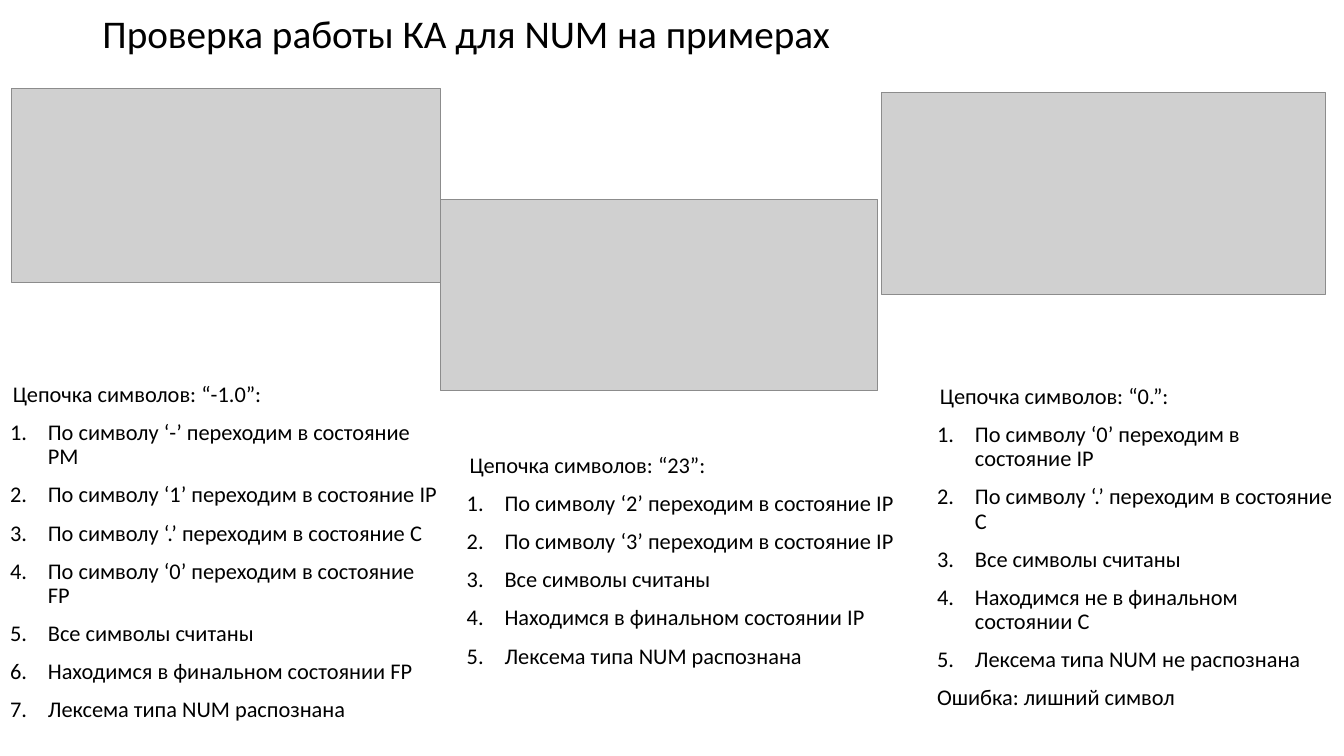
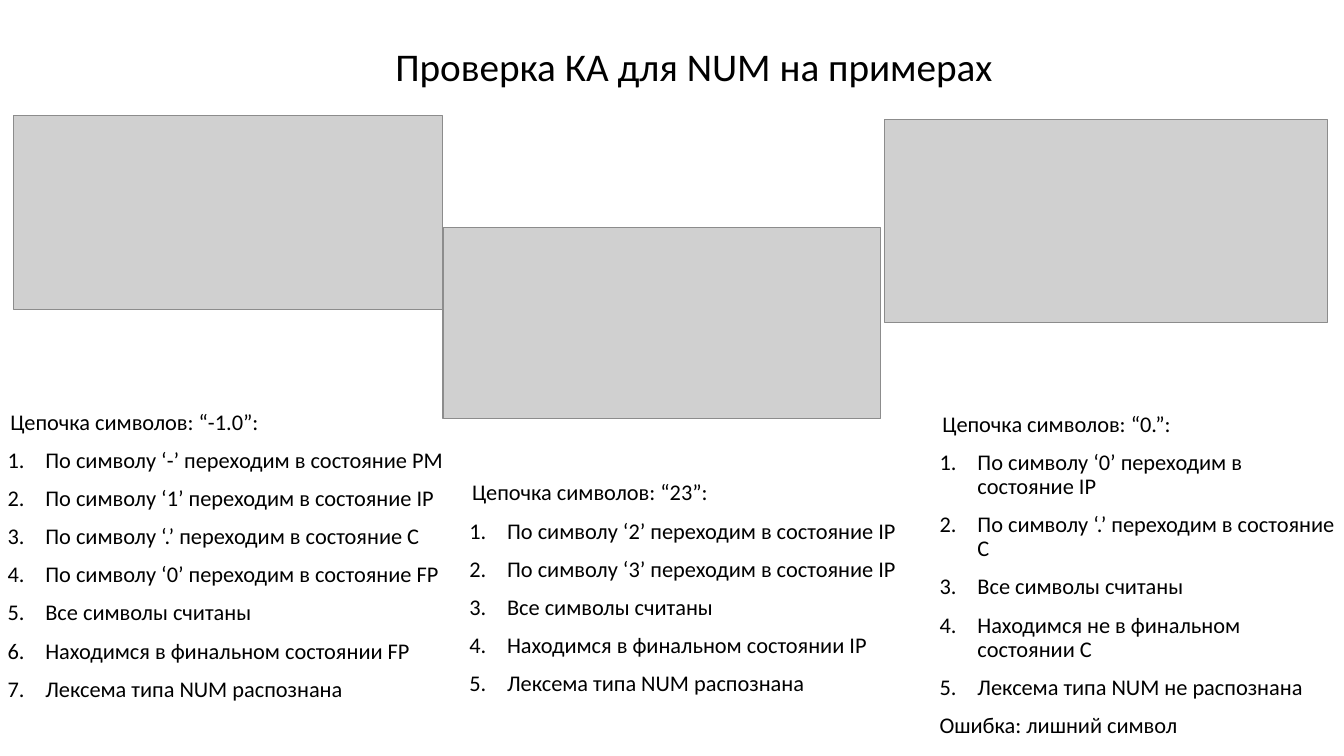
Before and after one commit to goddamnteam/korzun, a slide deck: slide 9 of task5.pptx. Drawn at 1344x756 pixels with LibreOffice and Linux fonts; fonts in the diff are those of the drawing; grey boxes stand for pictures. Boxes give left, top, right and bottom in pixels: in the first picture for what was removed or moved away, otherwise in the second. Text is boxed around its words. In the diff, an @@ line names an element or a change of style, - is before the commit and + after.

```diff
--- a/task5.pptx
+++ b/task5.pptx
@@ title at <box>395,56,992,88</box>: text changed @@
-Проверка работы КА для NUM на примерах
+Проверка КА для NUM на примерах
@@ picture: place and size @@
-picture at <box>11,88,441,282</box>
+picture at <box>14,116,444,311</box>
@@ picture: place and size @@
-picture at <box>882,92,1326,294</box>
+picture at <box>884,120,1328,323</box>
@@ picture: place and size @@
-picture at <box>441,200,878,391</box>
+picture at <box>444,227,881,418</box>
@@ text "Цепочка символов: “-1.0”:": place and size @@
-text "Цепочка символов: “-1.0”:" at <box>13,386,437,721</box>
+text "Цепочка символов: “-1.0”:" at <box>10,414,443,701</box>
@@ text at <box>10,414,259,434</box>: indent changed @@
@@ text "Цепочка символов: “0.”:": place and size @@
-text "Цепочка символов: “0.”:" at <box>937,388,1332,705</box>
+text "Цепочка символов: “0.”:" at <box>940,416,1335,733</box>
@@ text at <box>942,416,1171,436</box>: indent changed @@
@@ text "Цепочка символов: “23”:": place and size @@
-text "Цепочка символов: “23”:" at <box>470,457,893,668</box>
+text "Цепочка символов: “23”:" at <box>472,484,895,695</box>
@@ text at <box>472,484,707,504</box>: indent changed @@
```
Also in this commit, not shown: 15 other slides changed.
